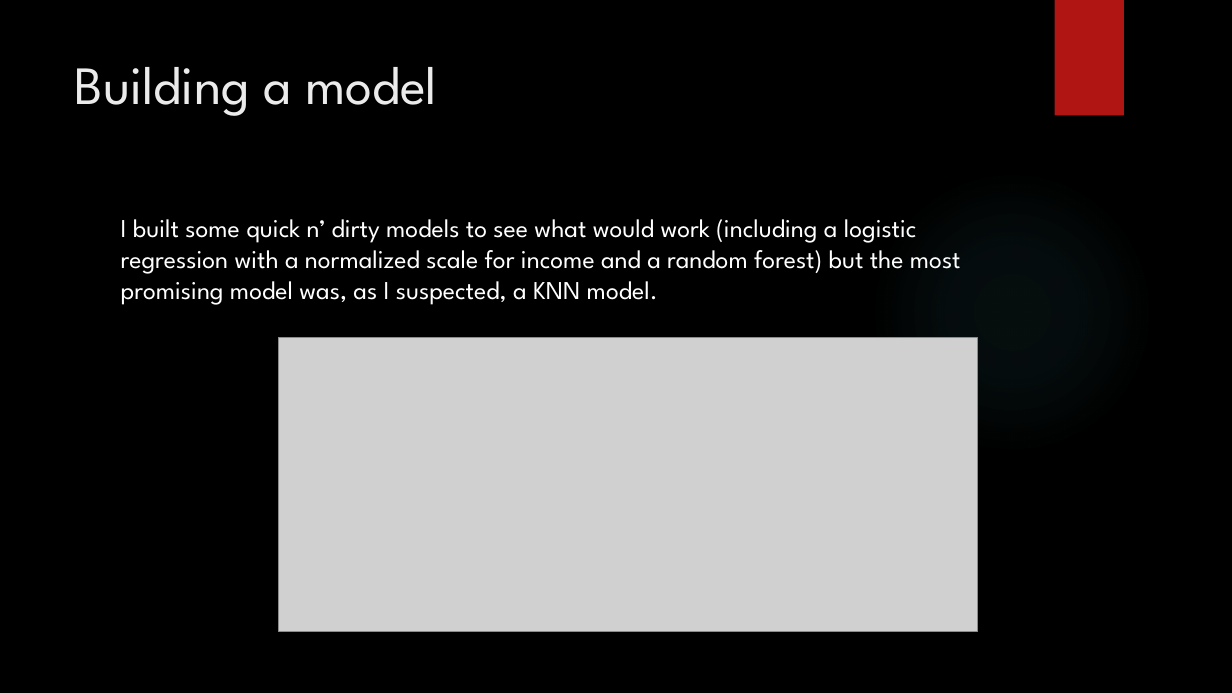
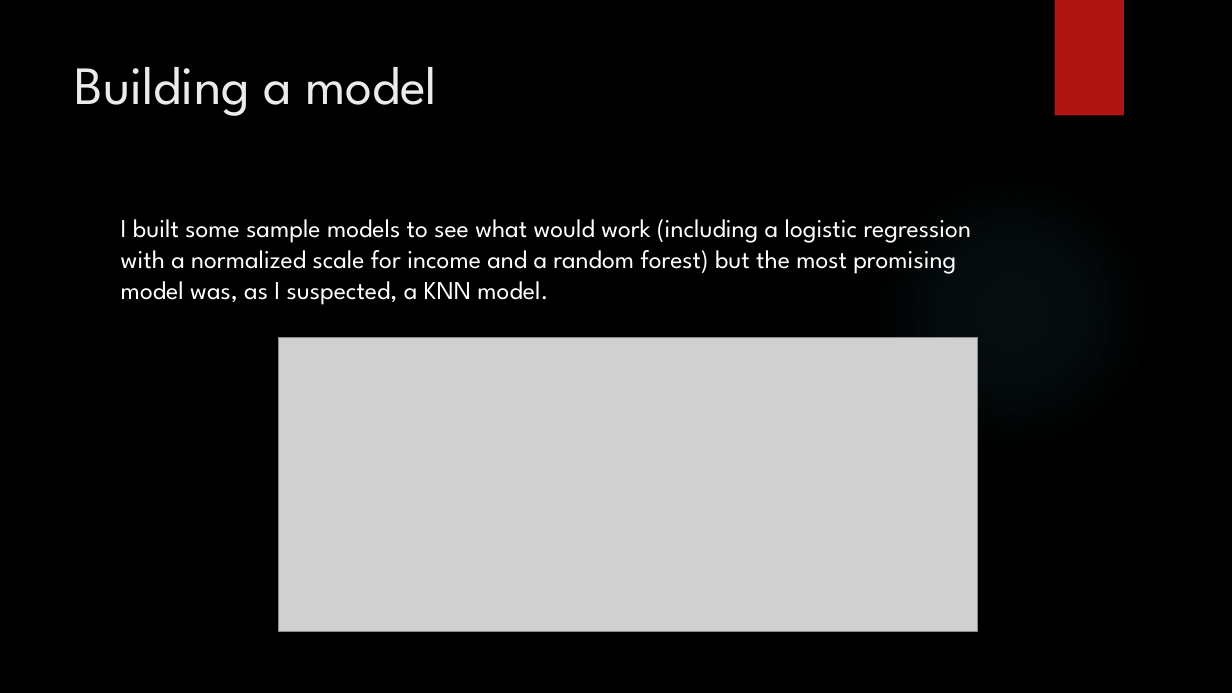
Before and after one commit to bkrakauer/UC-Admissions, a slide deck: slide 14 of UC Admissions.pptx. Drawn at 1232x693 pixels with LibreOffice and Linux fonts; fonts in the diff are those of the drawing; grey boxes stand for pictures; background and template pictures are left out. Boxes give left, top, right and bottom in pixels: in the first picture for what was removed or moved away, otherwise in the second. Text is boxed around its words. In the diff, an @@ line names an element or a change of style, - is before the commit and + after.

```diff
--- a/UC Admissions.pptx
+++ b/UC Admissions.pptx
@@ text at (x1=121, y1=219, x2=971, y2=305): text changed @@
-I built some quick n’ dirty models to see what would work (including a logistic regression with a normalized scale for income and a random forest) but the most promising model was, as I suspected, a KNN model.
+I built some sample models to see what would work (including a logistic regression with a normalized scale for income and a random forest) but the most promising model was, as I suspected, a KNN model.
```
Also in this commit, not shown: 3 other slides changed, 1 slide removed.
